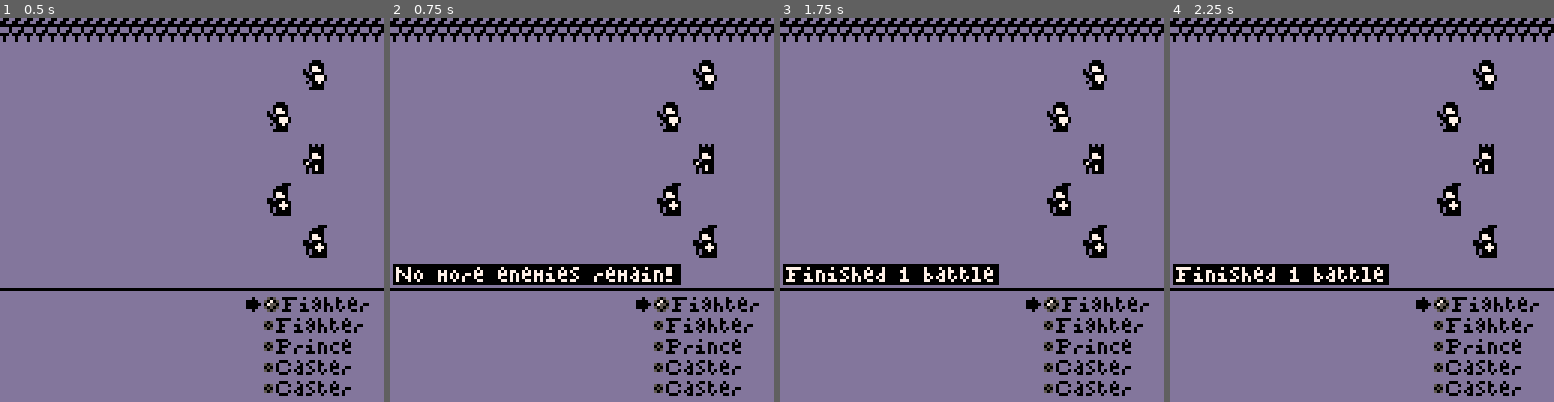
Above: before the commit, frames 1-4 (left to right).
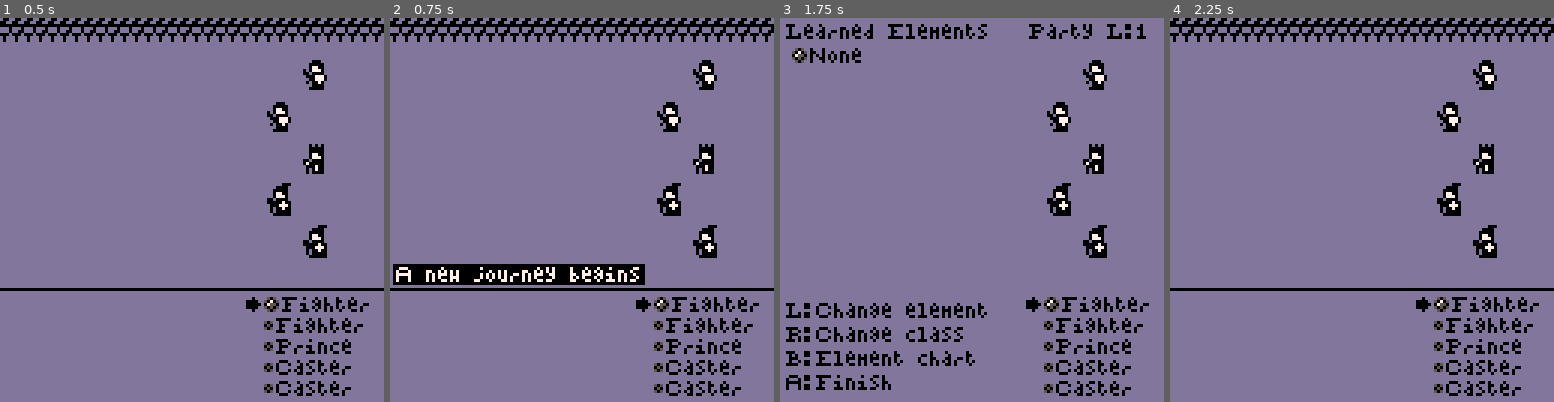
Above: after the commit, the same moments.

Repository: JohnAdamZiolkowski/Pico8-Hive
Game: PICO-8 cartridge prince/prince.p8
The game is run twice, just before and just after one commit, with the same random seed, the same clock (stepped at 60 frames per second) and the same inputs.
Inputs:
- Up to frame 1 (0.5 s): tap X (X key) at 0.33 s
- Up to frame 2 (0.75 s): tap O (Z key) at 0.7 s
- Up to frame 3 (1.75 s): tap X (X key) at 1.07 s; hold Right from 1.6 s (still down); tap O (Z key) at 1.7 s
- Up to frame 4 (2.25 s): tap X (X key) at 1.85 s; release Right at 2.1 s; tap O (Z key) at 2.1 s; hold Up from 2.15 s (still down)

Frame 1 is identical in both runs. In frame 2, 1.3% of the frame differs, in the area x 1-76%, y 64-70%; in frame 3, 9.8%, in the area x 0-100%, y 0-97%; in frame 4, 3.1%.

Commit message:
add intro state

Diff:
--- a/prince/prince.p8
+++ b/prince/prince.p8
@@ -218,17 +218,23 @@
  set_up_party()
  init_states()
  set_state(states.arena)
- did_level = true
- push_state(states.battle_over)
+ push_state(states.intro)
 
 end
 
 function init_states()
 states = {
+
+ intro={name="^intro",
+        init=init_intro,
+        update=update_intro,
+        draw=draw_arena_state,
+        finish=finish_intro},
+
  arena={name="^arena",
         init=init_arena,
         update=update_arena,
-        draw=draw_arena,
+        draw=draw_arena_state,
         finish=finish_arena},
 
  settings={name="^settings",
@@ -252,13 +258,13 @@
  attacking={name="^attacking",
         init=init_attack,
         update=update_attack,
-        draw=draw_attack,
+        draw=draw_arena_state,
         finish=finish_attack},
 
  battle_over={name="^battle ^over",
         init=init_battle_over,
         update=update_battle_over,
-        draw=draw_battle_over,
+        draw=draw_arena_state,
         finish=finish_battle_over},
 
  game_over={name="^game ^over",
@@ -639,6 +645,10 @@
  if auto then init_auto_turn() end
 end
 
+function init_intro()
+ intro_ticks = 0
+end
+
 function init_auto_turn()
  auto_ticks = 0
 end
@@ -1012,7 +1022,33 @@
  end
 end
 
-
+-- intro
+
+function update_intro()
+ intro_ticks += 1
+
+ if intro_ticks == 2*delay then
+  set_stale()
+  message = "^a new journey begins"
+
+ elseif intro_ticks == 5*delay then
+  set_stale()
+  push_state(states.team_building)
+
+ elseif intro_ticks == 8*delay then
+  set_up_enemies()
+  text = "^new enemies"
+  if #arena.enemies == 1 then
+   text = "^single "..lget(arena.enemies,1).stats.n
+  end
+  message = text.." appeared!"
+  set_stale()
+
+ elseif intro_ticks == 13*delay then
+  intro_ticks = nil
+  pop_state()
+ end
+end
 -->8
 -- draw
 
@@ -1160,16 +1196,7 @@
  print("^a:^finish",2,119,0)
 end
 
-function draw_attack()
- cls(clear)
- draw_arena()
- draw_options()
- if message then
-  note(message)
- end
-end
-
-function draw_battle_over()
+function draw_arena_state()
  cls(clear)
  draw_arena()
  draw_options()
Not shown, changed: prince/prince.js
